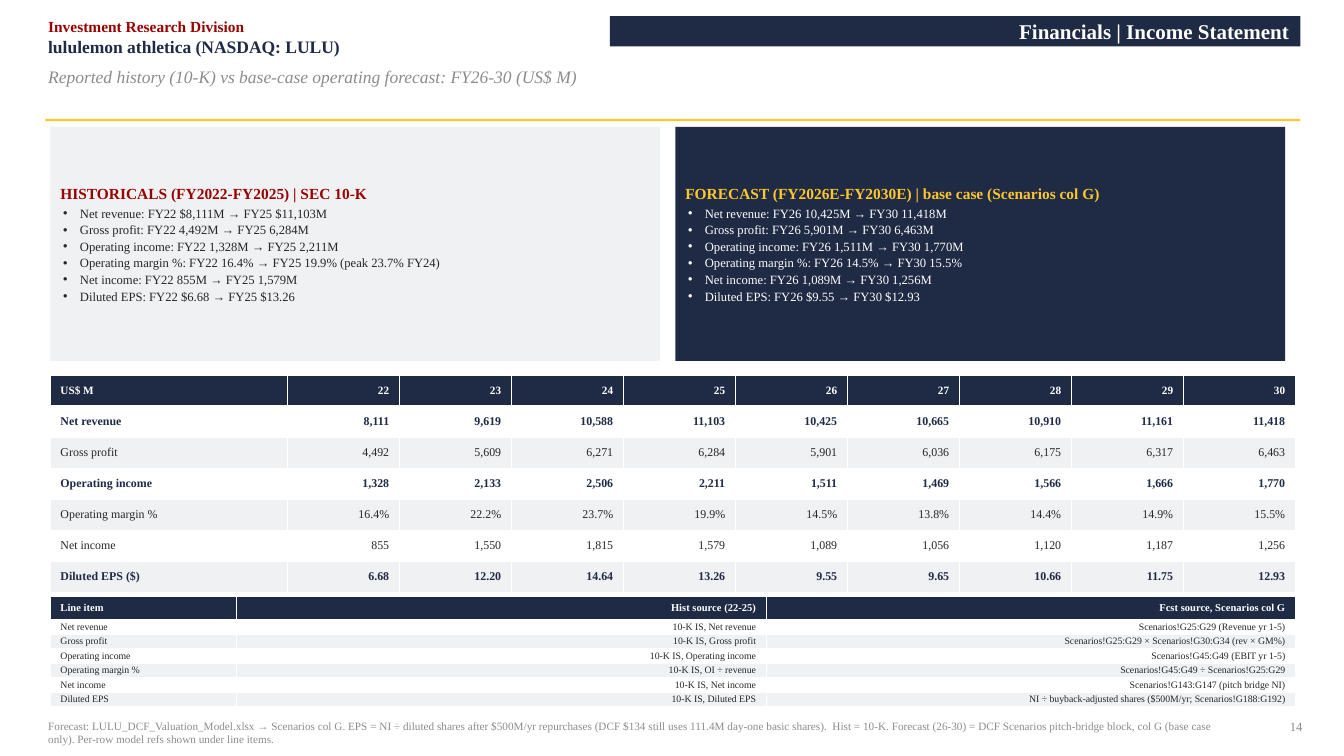
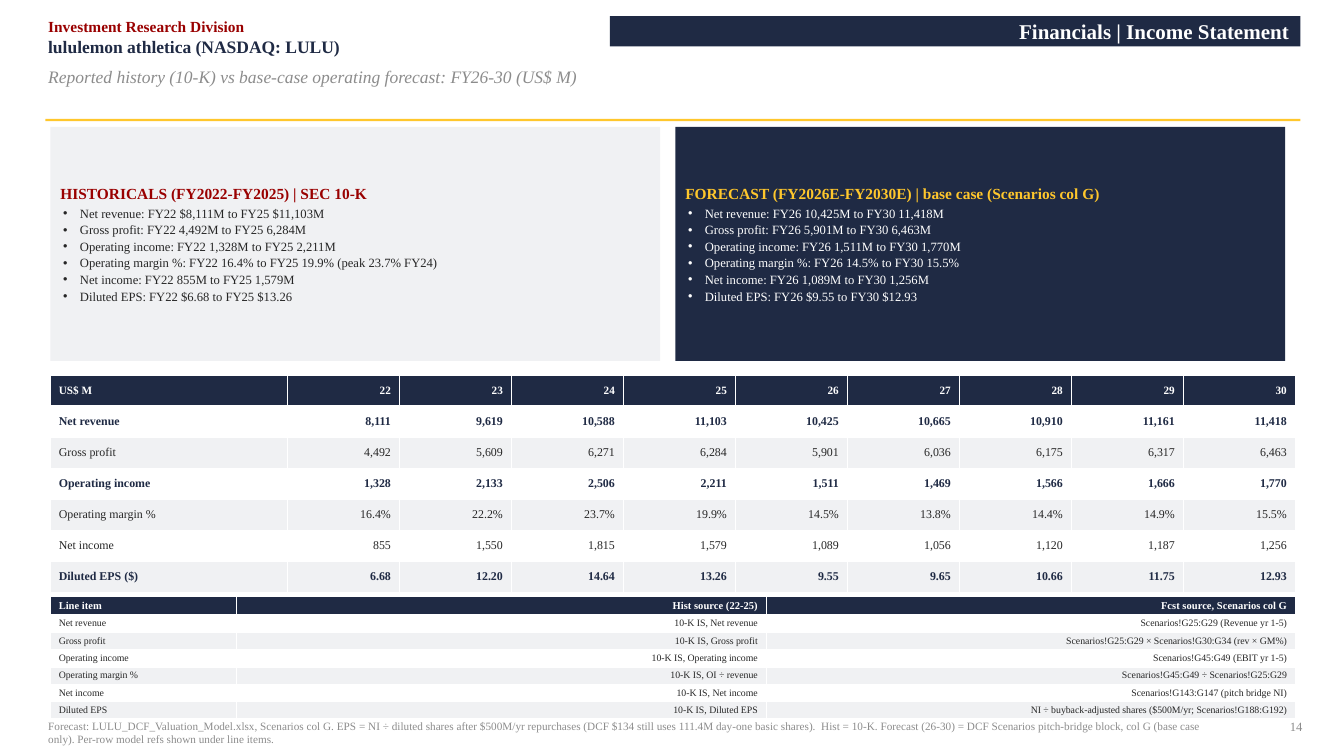
Before and after one commit to vengeanceaiUSC/RM, a slide deck: slide 14 of LULU/LULU_Investment_Pitch_Deck.pptx. Drawn at 1344x756 pixels with LibreOffice and Linux fonts; fonts in the diff are those of the drawing. Boxes give left, top, right and bottom in pixels: in the first picture for what was removed or moved away, otherwise in the second. Text is boxed around its words. In the diff, an @@ line names an element or a change of style, - is before the commit and + after.

```diff
--- a/LULU/LULU_Investment_Pitch_Deck.pptx
+++ b/LULU/LULU_Investment_Pitch_Deck.pptx
@@ text in rectangle at [80,209,437,302]: text changed @@
-• Net revenue: FY22 $8,111M → FY25 $11,103M
-• Gross profit: FY22 4,492M → FY25 6,284M
-• Operating income: FY22 1,328M → FY25 2,211M
-• Operating margin %: FY22 16.4% → FY25 19.9% (peak 23.7% FY24)
-• Net income: FY22 855M → FY25 1,579M
-• Diluted EPS: FY22 $6.68 → FY25 $13.26
+• Net revenue: FY22 $8,111M to FY25 $11,103M
+• Gross profit: FY22 4,492M to FY25 6,284M
+• Operating income: FY22 1,328M to FY25 2,211M
+• Operating margin %: FY22 16.4% to FY25 19.9% (peak 23.7% FY24)
+• Net income: FY22 855M to FY25 1,579M
+• Diluted EPS: FY22 $6.68 to FY25 $13.26
@@ text in rectangle at [705,209,961,302]: text changed @@
-• Net revenue: FY26 10,425M → FY30 11,418M
-• Gross profit: FY26 5,901M → FY30 6,463M
-• Operating income: FY26 1,511M → FY30 1,770M
-• Operating margin %: FY26 14.5% → FY30 15.5%
-• Net income: FY26 1,089M → FY30 1,256M
-• Diluted EPS: FY26 $9.55 → FY30 $12.93
+• Net revenue: FY26 10,425M to FY30 11,418M
+• Gross profit: FY26 5,901M to FY30 6,463M
+• Operating income: FY26 1,511M to FY30 1,770M
+• Operating margin %: FY26 14.5% to FY30 15.5%
+• Net income: FY26 1,089M to FY30 1,256M
+• Diluted EPS: FY26 $9.55 to FY30 $12.93
@@ table: place and size @@
-table at [50,597,1296,708]
+table at [50,597,1296,719]
@@ text at [48,722,1199,746]: text changed @@
-Forecast: LULU_DCF_Valuation_Model.xlsx → Scenarios col G. EPS = NI ÷ diluted shares after $500M/yr repurchases (DCF $134 still uses 111.4M day-one basic shares). Hist = 10-K. Forecast (26-30) = DCF Scenarios pitch-bridge block, col G (base case only). Per-row model refs shown under line items.
+Forecast: LULU_DCF_Valuation_Model.xlsx, Scenarios col G. EPS = NI ÷ diluted shares after $500M/yr repurchases (DCF $134 still uses 111.4M day-one basic shares). Hist = 10-K. Forecast (26-30) = DCF Scenarios pitch-bridge block, col G (base case only). Per-row model refs shown under line items.
```
Also in this commit, not shown: 7 other slides changed, 3 other files.
